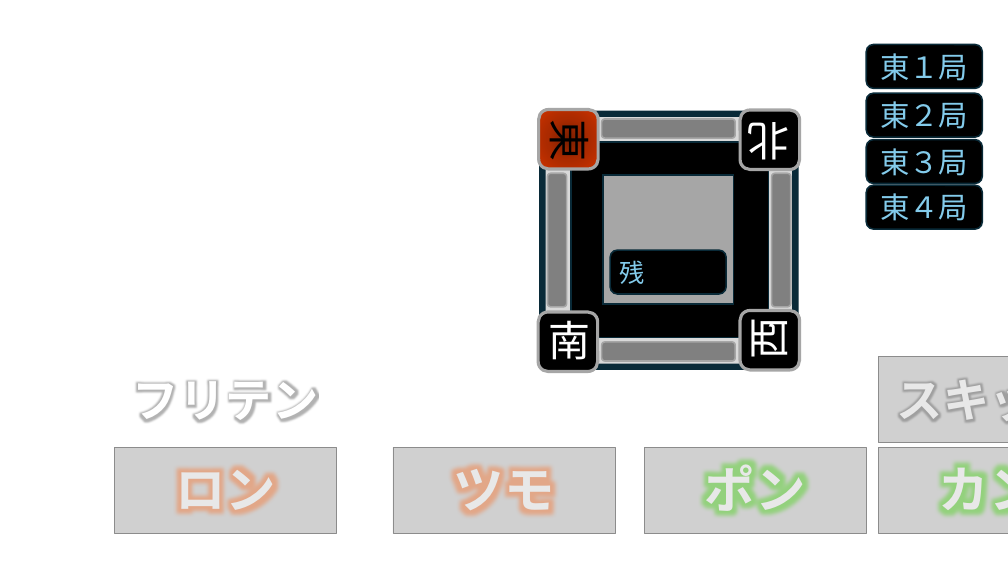
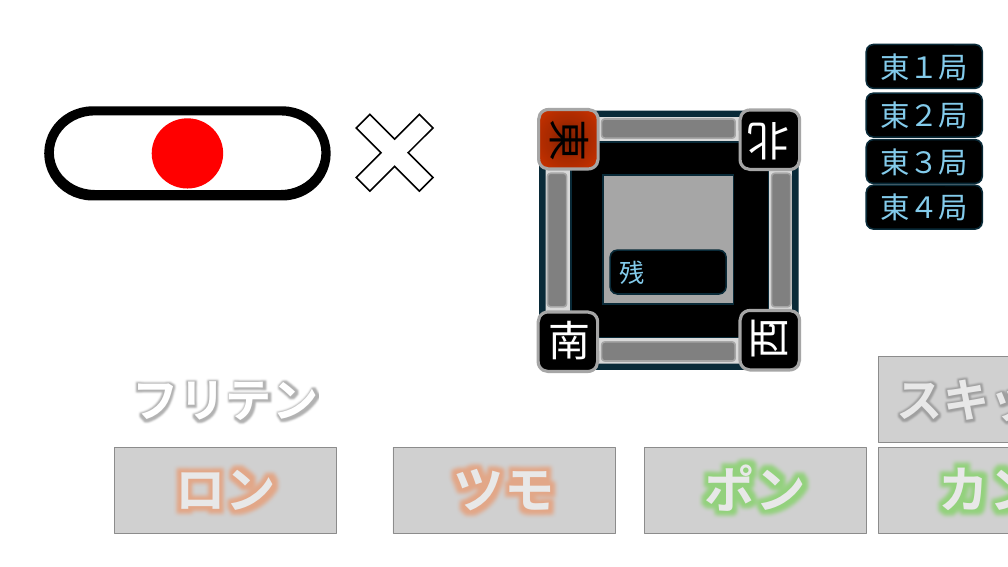
Before and after one commit to dan0228/Four_Tiles_Mahjong, a slide deck: slide 1 of Picture/図作成用.pptx. Drawn at 1008x567 pixels with LibreOffice and Linux fonts; fonts in the diff are those of the drawing; grey boxes stand for pictures. Boxes give left, top, right and bottom in pixels: in the first picture for what was removed or moved away, otherwise in the second. Text is boxed around its words. In the diff, an @@ line names an element or a change of style, - is before the commit and + after.

```diff
--- a/Picture/図作成用.pptx
+++ b/Picture/図作成用.pptx
@@ group added at (48,90,458,216): 2 pill shapes, 1 ellipse, 1 plus @@
```
Also in this commit, not shown: 1 slide added, 14 other files.
